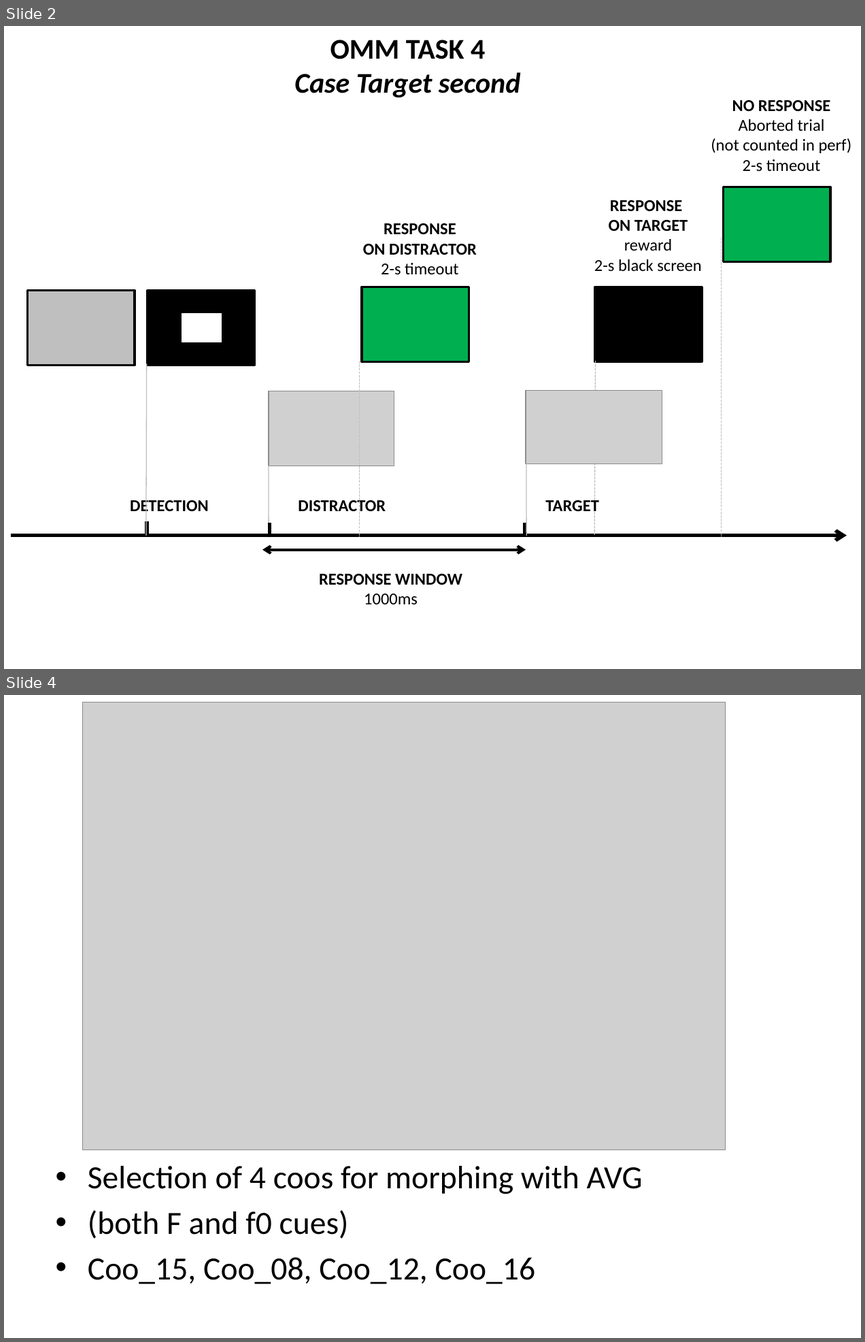
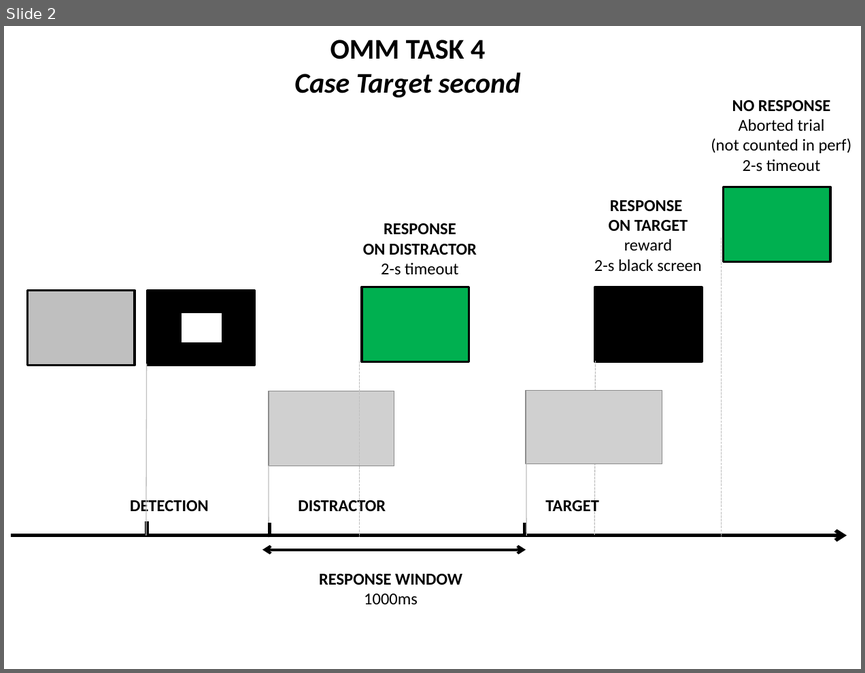
Before and after one commit to pascalbelin/OMM, a slide deck: OMM-Task4.pptx. Shown one above the other, each under a label of ours: slides 2 and 4 before the commit, slide 2 after it; the slides between them are not shown. The pictures are 865x1342 and 865x673 pixels, drawn with LibreOffice and Linux fonts; fonts in the diff are those of the drawing; grey boxes stand for pictures. Boxes give left, top, right and bottom in pixels: in the first picture for what was removed or moved away, otherwise in the second. Text is boxed around its words. In the diff, an @@ line names an element or a change of style, - is before the commit and + after.

```diff
--- a/OMM-Task4.pptx
+++ b/OMM-Task4.pptx
@@ slide 4 removed at [4,695,861,1338], background #FFFFFF @@
@@ picture removed at [83,702,725,1149] @@
@@ text removed at [88,1166,643,1284] @@
-• Selection of 4 coos for morphing with AVG
-• (both F and f0 cues)
-• Coo_15, Coo_08, Coo_12, Coo_16
```
Also in this commit, not shown: 1 slide changed, 4 slides added, 4 other files.
